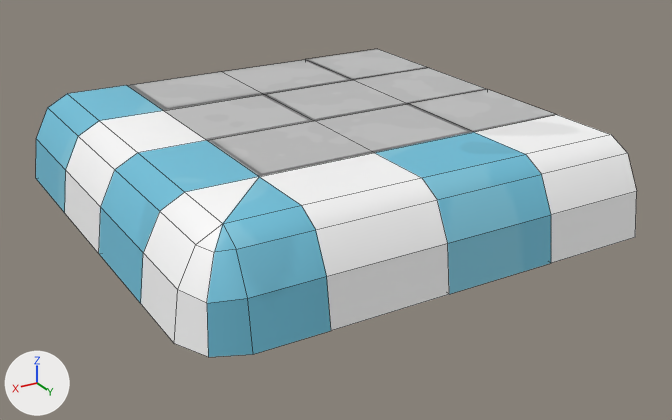
An edit to the FBX model Assets/Arts/Envi/Modular/Mod_TileRoad_03.fbx, drawn before and after from the same camera.
Camera for both pictures: a camera (50 mm lens) standing at (1.468, 2.213, 0.832) and looking at (0.476, 0.561, 0.006). Lighting does not change. The marker at lower left points along +X, +Y and +Z. The older version comes first. Mesh edges are drawn as thin lines.

In view in the first picture: 'Mod_TileRoad_03'.
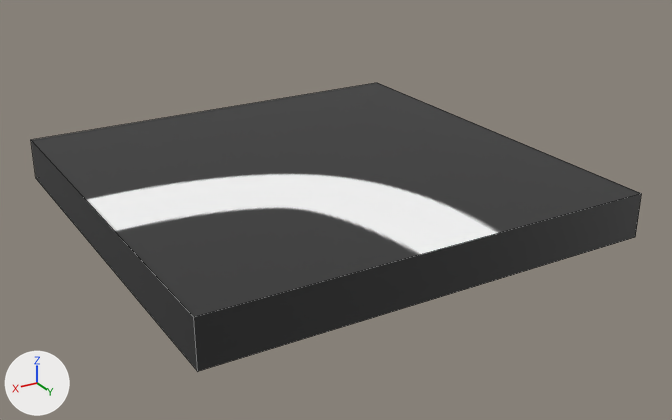
Diff of the bpy script that builds the scene:
```diff
--- a/Assets/Arts/Envi/Modular/Mod_TileRoad_03.fbx.py
+++ b/Assets/Arts/Envi/Modular/Mod_TileRoad_03.fbx.py
@@ img_tex_env_png @@
+img_tex_env_png = load_image('Tex_Env.png', '../Texture/Tex_Env.png', 1024, 1024, 'sRGB')
@@ mat_tex_env @@
 mat_tex_env = principled_material('Tex_Env')
-mat_tex_env.texture = img_texture_atlas_environment4_png
+mat_tex_env.texture = img_tex_env_png
@@ me_cube_021 @@
 # used by ob_mod_tileroad_03; location = (0.0, 0.0, 0.0); rotation_euler = (0.0, 0.0, -3.142), in degrees (0, 0, -180); scale = (1.0, 1.0, 2.0)
-me_cube_021.from_pydata(...)  # 74 vertices, 71 faces; spans x -1.0..0.0, y -1.0..0.0, z 0.0..0.1
+me_cube_021.from_pydata(...)  # 8 vertices, 6 faces; spans x 0.0..1.0, y 0.0..1.0, z 0.0..0.1
+# me_cube_021 part 1
+# 72 vertices are removed from x -1.0..0.0, y -1.0..0.0, z 0.0..0.1
+# 71 faces are deleted
+# 6 vertices are added at (0.0, 1.0, 0.0), (1.0, 0.0, 0.0), (1.0, 1.0, 0.0), (0.0, 1.0, 0.1), (1.0, 0.0, 0.1), (1.0, 1.0, 0.1)
+# 6 new faces join them
 me_cube_021.materials.append(mat_tex_env)
@@ ob_mod_tileroad_03 @@
 ob_mod_tileroad_03.location = (0.0, 0.0, 0.0)
-ob_mod_tileroad_03.rotation_euler = (0.0, 0.0, -3.142)  # degrees (0, 0, -180)
-ob_mod_tileroad_03.scale = (1.0, 1.0, 2.0)
```

Pixel boxes (x1, y1, x2, y2) of what changed, in the pictures (672 x 420 px):
'Mod_TileRoad_03', surface changed, reshaped, turned, rescaled
    before: (36, 49, 637, 357)
    after: (31, 83, 641, 371)
